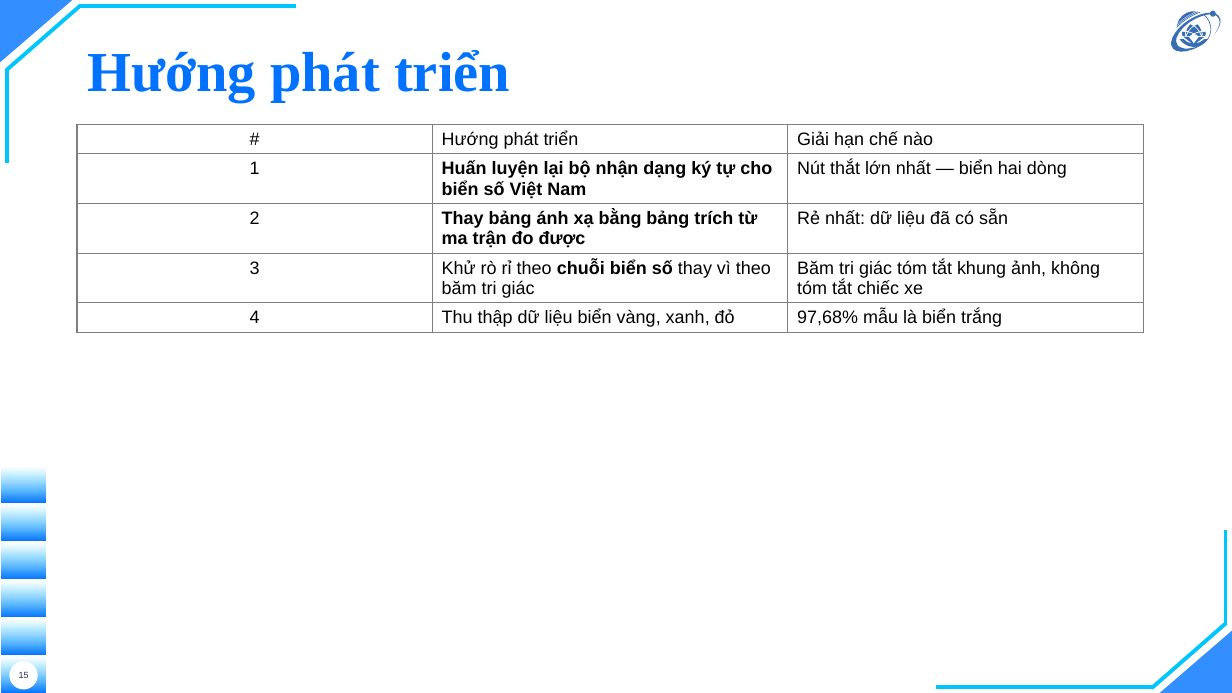
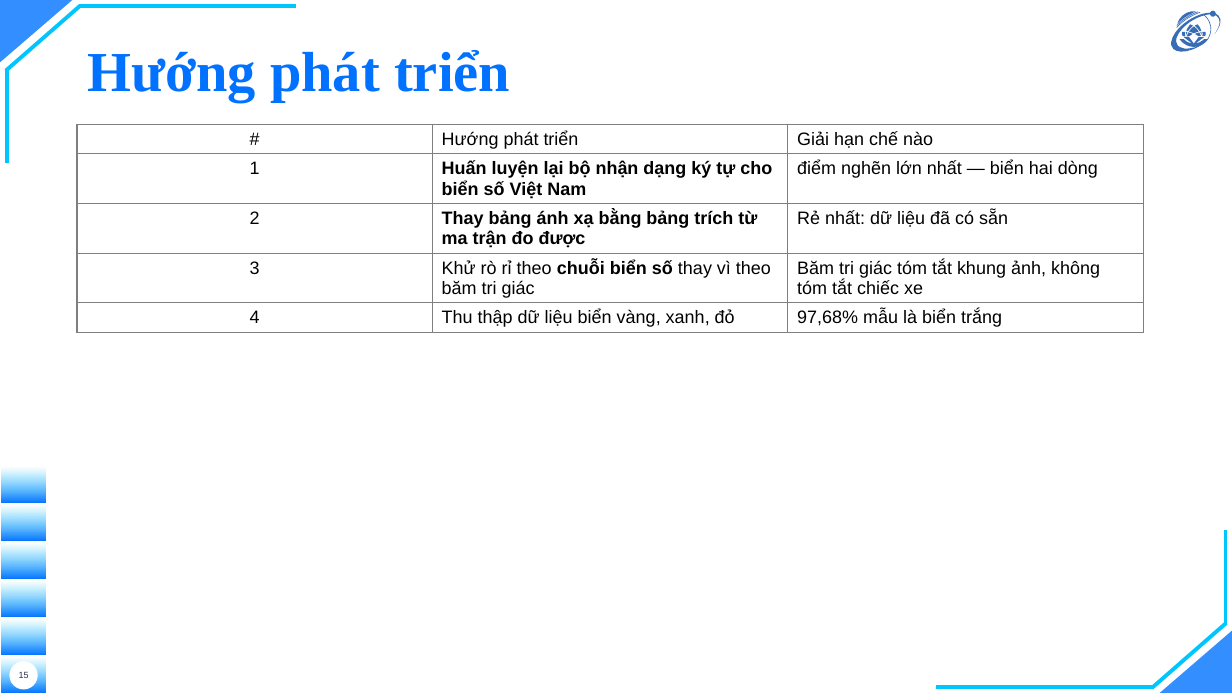
Before and after one commit to hieunguyen2604/alpr-do-an-mon-hoc, a slide deck: slide 15 of docs/slides/12-slides-mon-hoc.pptx. Drawn at 1232x693 pixels with LibreOffice and Linux fonts; fonts in the diff are those of the drawing; background and template pictures are left out. Boxes give left, top, right and bottom in pixels: in the first picture for what was removed or moved away, otherwise in the second. Text is boxed around its words. In the diff, an @@ line names an element or a change of style, - is before the commit and + after.

```diff
--- a/docs/slides/12-slides-mon-hoc.pptx
+++ b/docs/slides/12-slides-mon-hoc.pptx
@@ table at (77,125,1144,624) @@
-row 2, column 3: Nút thắt lớn nhất — biển hai dòng
+row 2, column 3: điểm nghẽn lớn nhất — biển hai dòng
```
Also in this commit, not shown: 6 other slides changed, 17 other files.
